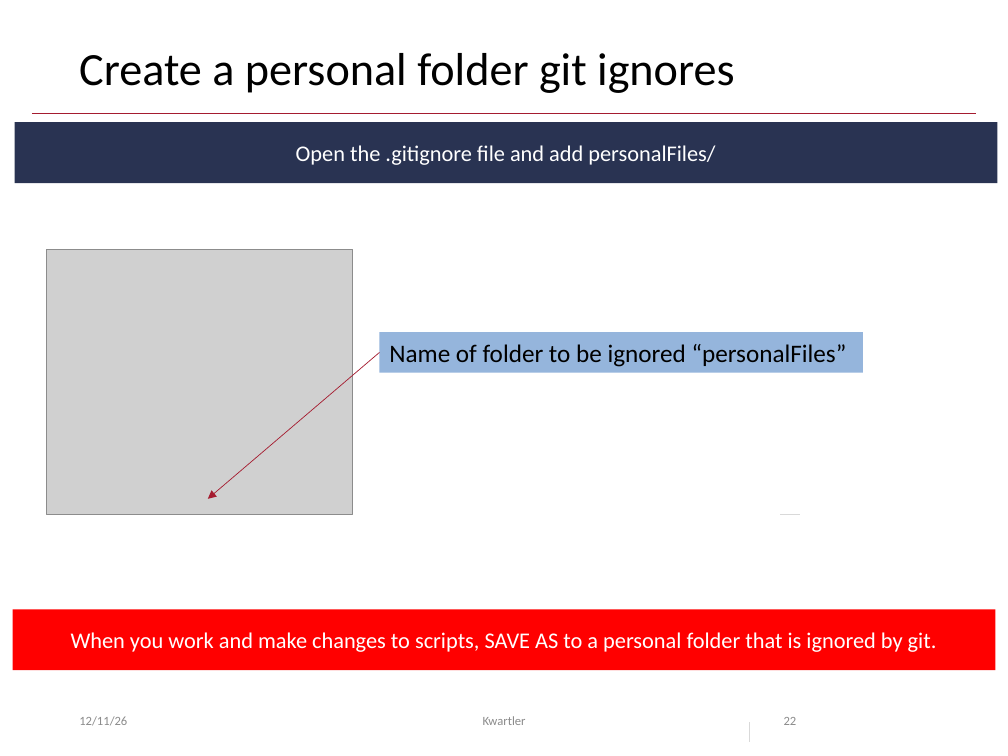
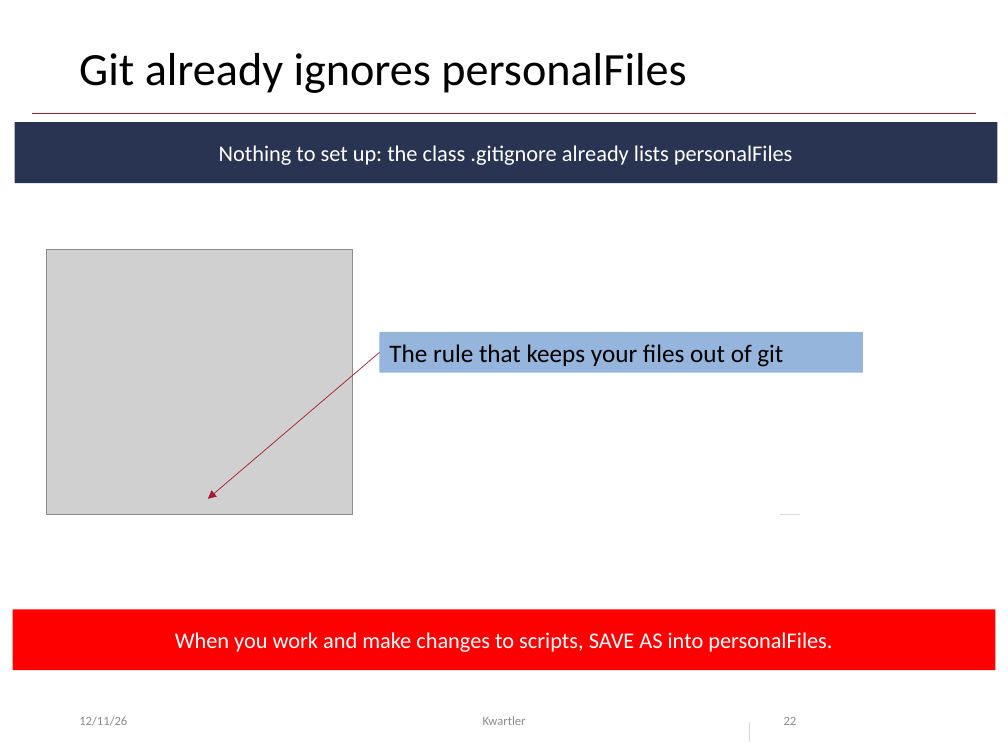
Before and after one commit to kwartler/Vienna_Dec_26, a slide deck: slide 22 of lessons/day1/A_welcome_course_overview.pptx. Drawn at 1008x756 pixels with LibreOffice and Linux fonts; fonts in the diff are those of the drawing; grey boxes stand for pictures. Boxes give left, top, right and bottom in pixels: in the first picture for what was removed or moved away, otherwise in the second. Text is boxed around its words. In the diff, an @@ line names an element or a change of style, - is before the commit and + after.

```diff
--- a/lessons/day1/A_welcome_course_overview.pptx
+++ b/lessons/day1/A_welcome_course_overview.pptx
@@ title at (x1=79, y1=53, x2=686, y2=93): text changed @@
-Create a personal folder git ignores
+Git already ignores personalFiles
@@ text in rectangle at (x1=219, y1=145, x2=793, y2=165): text changed @@
-Open the .gitignore file and add personalFiles/
+Nothing to set up: the class .gitignore already lists personalFiles
@@ text in rectangle at (x1=389, y1=344, x2=783, y2=367): text changed @@
-Name of folder to be ignored “personalFiles”
+The rule that keeps your files out of git
@@ text in rectangle at (x1=175, y1=632, x2=832, y2=652): text changed @@
-When you work and make changes to scripts, SAVE AS to a personal folder that is ignored by git.
+When you work and make changes to scripts, SAVE AS into personalFiles.
```
Also in this commit, not shown: 3 other slides changed.
